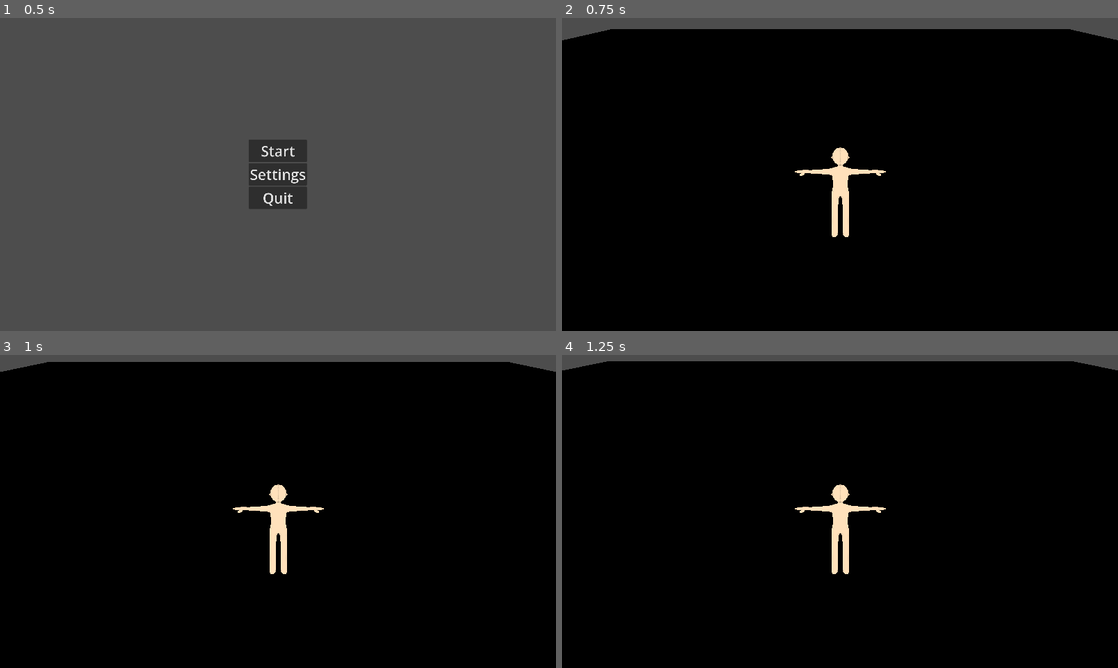
Above: before the commit, frames 1-4 (two rows, left to right).
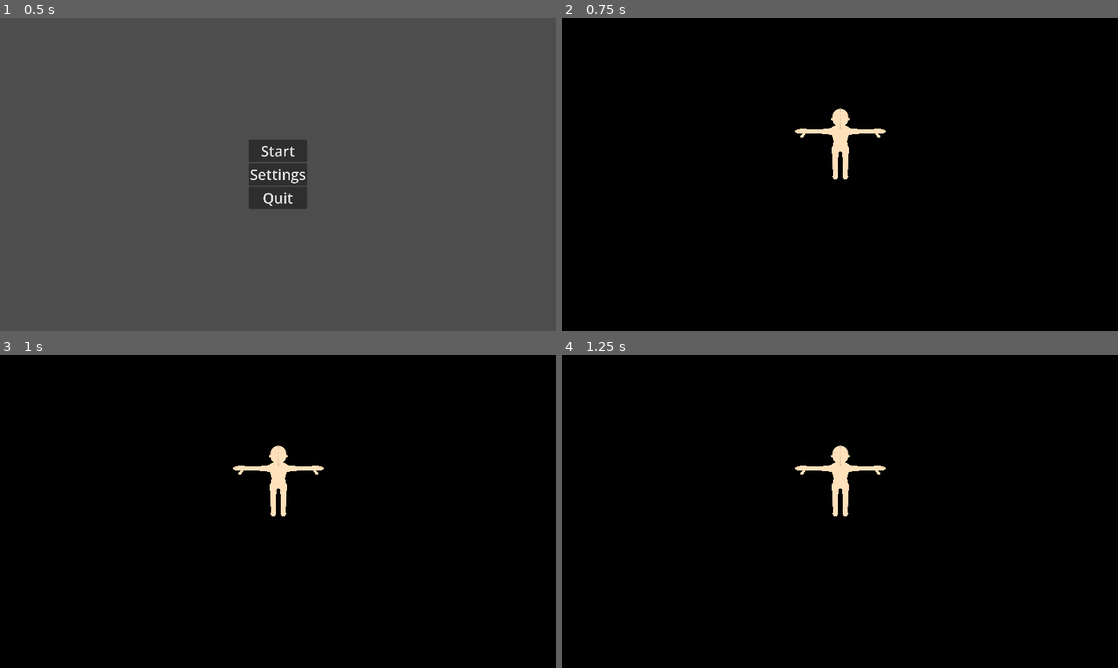
Above: after the commit, the same moments.

Repository: Ki11erRabbit/roguelike-mmo
Game: Godot game, scene res://Menus/MainMenu/title_screen.tscn
Same seed, same stepped clock (60 frames per second), same inputs: the game is played once before the commit and once after it.
Inputs:
- Up to frame 1 (0.5 s): no input
- Up to frame 2 (0.75 s): click "Start" at 0.5 s
- Up to frame 3 (1 s): no input
- Up to frame 4 (1.25 s): no input

Frame 1 is identical in both runs. In frame 2, 5.2% of the frame differs, in the area x 0-100%, y 0-70%; in frame 3, 3.8%; in frame 4, 3.6%.

Commit message:
changed character and camera angle

Diff:
--- a/Character/player.gd
+++ b/Character/player.gd
@@ -4,6 +4,10 @@
 
 @onready
 var model = $BaseCharacter
+@onready
+var hitbox = $CollisionShape3D
+
+const X_ROTATION_AMOUNT: float = -40
 
 #const SPEED = 5.0
 const SPEED = 0.5
@@ -11,7 +15,10 @@
 const LOOK_RESTRICT = 0.8
 # Determines the angle that allows for playing the rotation animation
 const ROTATION_ANGLE_LIMIT: float = 10
-const JUMP_VELOCITY = 4.5
+
+var jump_pressed_time: float = 0.0
+var jumping: bool = false
+const JUMP_VELOCITY = 8
 
 var last_aim: Vector2 = Vector2(0, 0)
 
@@ -19,6 +26,15 @@
 	InputManager.start_game()
 
 func _physics_process(delta: float) -> void:
+
+	handle_ground_movement()
+	handle_movement_input(delta)
+
+	handle_gravity(delta)
+
+	move_and_slide()
+
+func handle_ground_movement():
 	var move_direction = InputManager.get_stick_vector(Actions.PlayerActionSticks.Movement)
 	var normalized_move = move_direction.normalized()
 	var aim_direction = InputManager.get_stick_vector(Actions.PlayerActionSticks.Aim)
@@ -37,10 +53,13 @@
 
 	#current_aim_angle = lerp_angle(last_aim_angle, current_aim_angle, 0.1)
 	model.rotation.x = 0
+	hitbox.rotation.x = 0
 	model.rotation.z = 0
+	hitbox.rotation.z = 0
 	model.rotation.y = atan2(aim_direction.x, aim_direction.y)
-	#$CollisionShape3D.rotate_y(model.rotation.y)
-	model.rotate_x(deg_to_rad(-30))
+	hitbox.rotation.y = model.rotation.y
+	hitbox.rotate_x(deg_to_rad(X_ROTATION_AMOUNT))
+	model.rotate_x(deg_to_rad(X_ROTATION_AMOUNT))
 
 	if (not aim_direction_was_zero) and rad_to_deg(abs(aim_direction.angle() - last_aim.angle())) < ROTATION_ANGLE_LIMIT:
 		rotating = true
@@ -175,35 +194,18 @@
 		velocity.x = movement_vec.x
 		velocity.z = movement_vec.y
 
+func handle_movement_input(delta: float):
+
+	if InputManager.is_action_just_released(Actions.PlayerActionButtons.Jump) and is_on_floor():
+		velocity.y += JUMP_VELOCITY
+		pass
+	elif InputManager.is_action_pressed(Actions.PlayerActionButtons.Jump):
+		pass
+
+func handle_gravity(delta: float):
 	# Add the gravity.
 	if not is_on_floor():
-		print("not on floor")
-		print(get_gravity())
 		velocity += get_gravity() * delta
-	else:
-		print("on floor")
-
-	move_and_slide()
-
-
-	return
-
-
-
-	# Handle jump.
-	if Input.is_action_just_pressed("ui_accept") and is_on_floor():
-		velocity.y = JUMP_VELOCITY
-
-	# Get the input direction and handle the movement/deceleration.
-	# As good practice, you should replace UI actions with custom gameplay actions.
-	var input_dir := Input.get_vector("ui_left", "ui_right", "ui_up", "ui_down")
-	var direction := (transform.basis * Vector3(input_dir.x, 0, input_dir.y)).normalized()
-	if direction:
-		velocity.x = direction.x * SPEED
-		velocity.z = direction.z * SPEED
-	else:
-		velocity.x = move_toward(velocity.x, 0, SPEED)
-		velocity.z = move_toward(velocity.z, 0, SPEED)
 
 
 func is_rotating_clockwise(current, last) -> bool:
--- a/Character/player.tscn
+++ b/Character/player.tscn
@@ -9,12 +9,15 @@
 [node name="Player" type="CharacterBody3D"]
 script = ExtResource("1_77mkm")
 
-[node name="Camera3D" type="Camera3D" parent="."]
-transform = Transform3D(1, 0, 0, 0, 0.717081, 0.69699, 0, -0.69699, 0.717081, 0, 7.28327, 4.18015)
+[node name="TopDownCamera" type="Camera3D" parent="."]
+transform = Transform3D(1, 0, 0, 0, -4.37114e-08, 1, 0, -1, -4.37114e-08, 0, 9.40536, 0)
+
+[node name="SideCamera" type="Camera3D" parent="."]
+transform = Transform3D(-4.37114e-08, 0, 1, 0, 1, 0, -1, 0, -4.37114e-08, 6.36144, 0, 0)
 
 [node name="BaseCharacter" parent="." instance=ExtResource("2_7f5w4")]
-transform = Transform3D(1, 0, 0, 0, 0.866025, 0.5, 0, -0.5, 0.866025, 0, 0, 0)
+transform = Transform3D(1, 0, 0, 0, 0.766044, 0.642788, 0, -0.642788, 0.766044, 0, 0, 0)
 
 [node name="CollisionShape3D" type="CollisionShape3D" parent="."]
-transform = Transform3D(1, 0, 0, 0, 1, 0, 0, 0, 1, 0, 1.75, 0)
+transform = Transform3D(1, 0, 0, 0, 0.866025, 0.5, 0, -0.5, 0.866025, 0, 1.5, -0.75)
 shape = SubResource("CapsuleShape3D_5rjy0")
--- a/Levels/test_level.tscn
+++ b/Levels/test_level.tscn
@@ -3,20 +3,21 @@
 [ext_resource type="PackedScene" uid="uid://duwxd5krrsolr" path="res://Character/player.tscn" id="1_fa1y0"]
 
 [sub_resource type="PlaneMesh" id="PlaneMesh_1xx45"]
-size = Vector2(100, 100)
+size = Vector2(1000, 1000)
 
-[sub_resource type="ConcavePolygonShape3D" id="ConcavePolygonShape3D_8w3hl"]
-data = PackedVector3Array(50, 0, 50, -50, 0, 50, 50, 0, -50, -50, 0, 50, -50, 0, -50, 50, 0, -50)
+[sub_resource type="ConcavePolygonShape3D" id="ConcavePolygonShape3D_w0yk4"]
+data = PackedVector3Array(500, 0, 500, -500, 0, 500, 500, 0, -500, -500, 0, 500, -500, 0, -500, 500, 0, -500)
 
 [node name="TestLevel" type="Node"]
 
 [node name="Ground" type="MeshInstance3D" parent="."]
+transform = Transform3D(1, 0, 0, 0, 1, 0, 0, 0, 1, 0, 0, 0)
 mesh = SubResource("PlaneMesh_1xx45")
 
 [node name="StaticBody3D" type="StaticBody3D" parent="Ground"]
 
 [node name="CollisionShape3D" type="CollisionShape3D" parent="Ground/StaticBody3D"]
-shape = SubResource("ConcavePolygonShape3D_8w3hl")
+shape = SubResource("ConcavePolygonShape3D_w0yk4")
 
 [node name="Player" parent="." instance=ExtResource("1_fa1y0")]
 transform = Transform3D(1, 0, 0, 0, 1, 0, 0, 0, 1, 0, 1, 0)
--- a/project.godot
+++ b/project.godot
@@ -14,6 +14,7 @@
 run/main_scene="res://Menus/MainMenu/title_screen.tscn"
 config/features=PackedStringArray("4.3", "GL Compatibility")
 config/icon="res://icon.svg"
+run/stretch/mode="viewport"
 
 [autoload]
 
